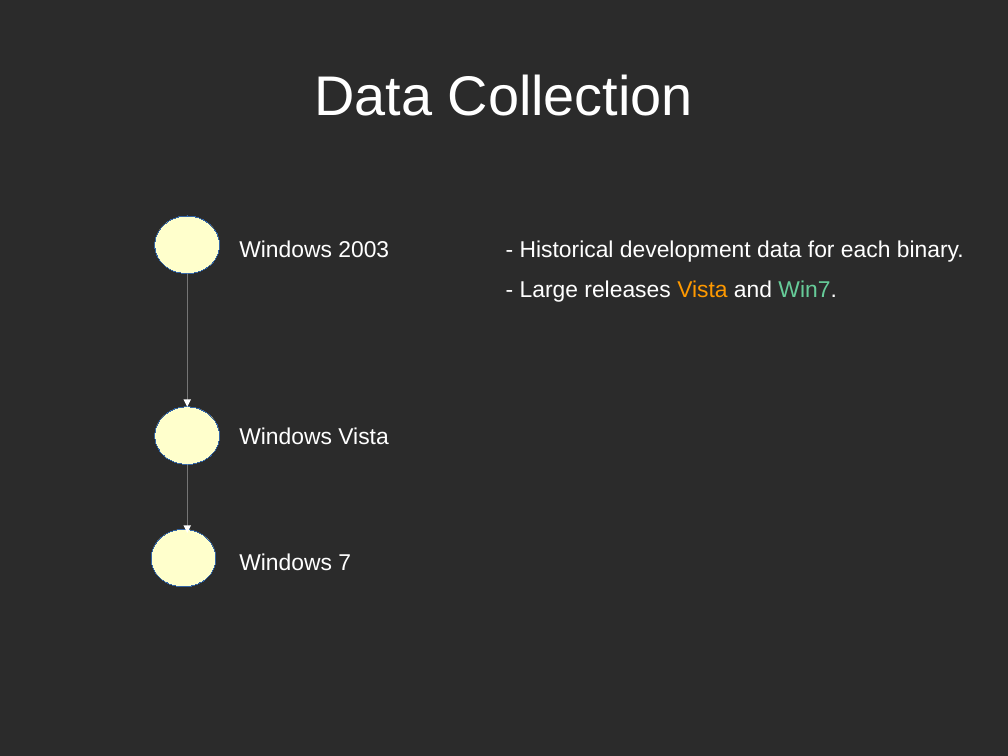
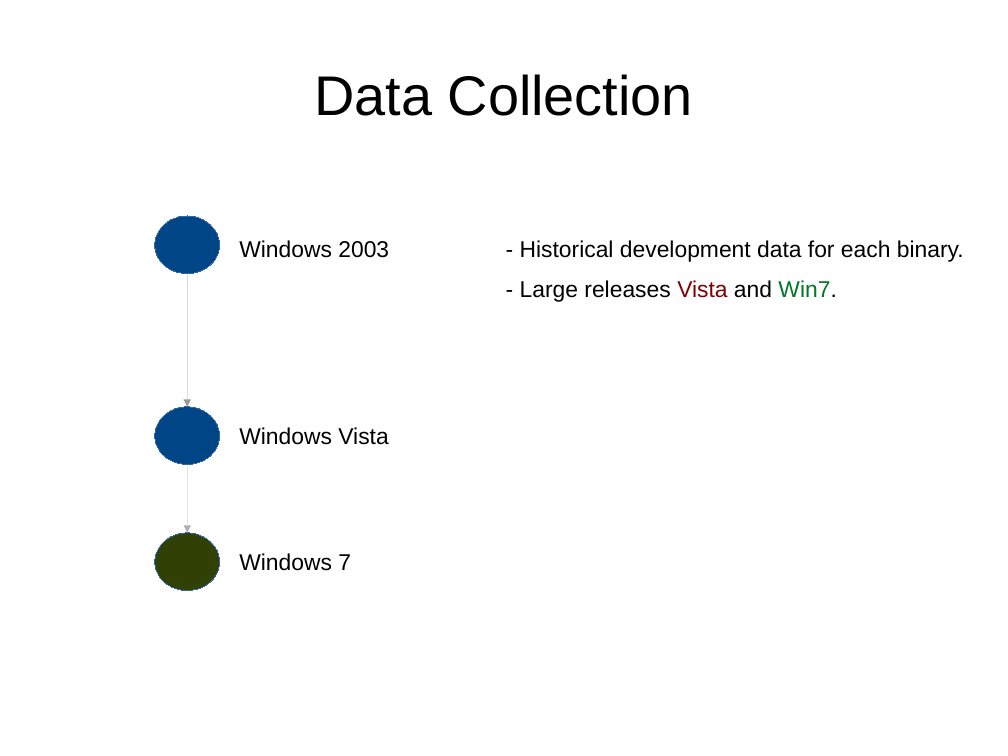
Before and after one commit to tajmilur-rahman/LOG6307, a slide deck: slide 9 of paper-presentation/slides.odp. Drawn at 1008x756 pixels with LibreOffice and Linux fonts; fonts in the diff are those of the drawing; background and template pictures are left out; a plain dark background stands for a picture behind light text. Boxes give left, top, right and bottom in pixels: in the first picture for what was removed or moved away, otherwise in the second. Text is boxed around its words. In the diff, an @@ line names an element or a change of style, - is before the commit and + after.

Commit message:
presentation update

```diff
--- a/paper-presentation/slides.odp
+++ b/paper-presentation/slides.odp
@@ background picture (left out) to #FFFFFF @@
@@ ellipse at (155,216,220,273): fill #FFFFCC to #004586 @@
@@ text colour #FFFFFF to #000000 in 5 elements at (314,74,693,116), (239,240,389,258), (239,427,388,445), (239,553,351,571), (520,240,964,262) @@
@@ arrow (188, 273) - (188, 407): stroke #FFFFFF 0 pt to #999999 0 pt @@
@@ text "- Large releases Vista and ..." at (520,280,836,302): text colour #FFFFFF to #000000 in "- Large releases and Win7."; text colour #FF9900 to #800000 in "Vista"; text colour #66CC99 to #007826 in "Win7." @@
@@ ellipse at (155,407,220,465): fill #FFFFCC to #004586 @@
@@ arrow (188, 465) - (188, 533): stroke #FFFFFF 0 pt to #B2B2B2 0 pt @@
@@ ellipse: place and size @@
-ellipse at (151,530,216,587)
+ellipse at (155,533,220,591)
@@ ellipse at (155,533,220,591): fill #FFFFCC to #314004 @@
```
Also in this commit, not shown: 2 other slides changed, 8 slides added, 2 slides removed, 3 other files.
